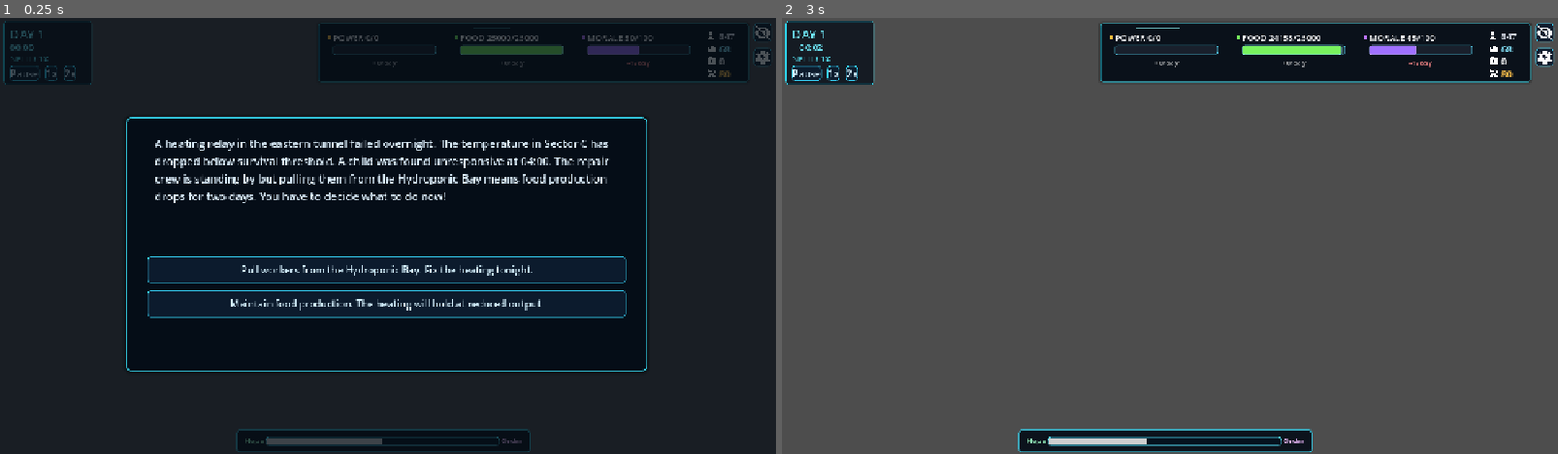
Above: before the commit, frames 1-2 (left to right).
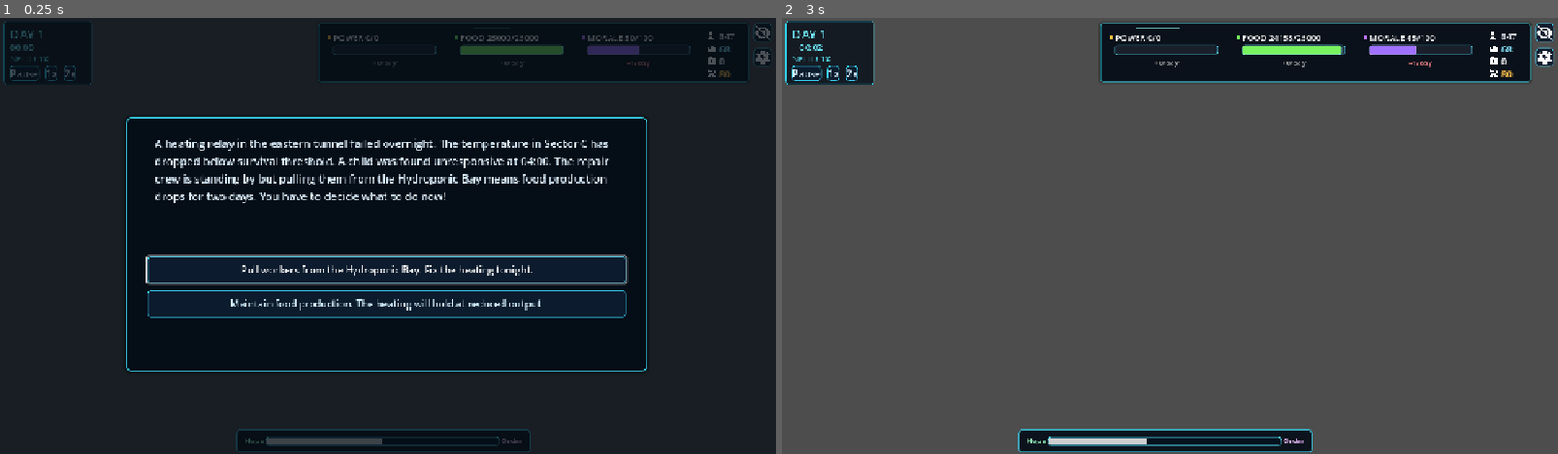
Above: after the commit, the same moments.

Repository: MLinh2407/godot-survival-city-builder-game
Game: Godot game, scene res://scenes/main/Main.tscn
The game is run twice, just before and just after one commit, with the same random seed, the same clock (stepped at 60 frames per second) and the same inputs.
Inputs (mouse positions are in pixels of both pictures, inside the frame that each line leads up to):
- Up to frame 1 (0.25 s): no input
- Up to frame 2 (3 s): click "1x" at 0.5 s; click "2x" at 1.25 s; click (1542, 31) at 2 s; click "Pull workers from the Hydropo…" at 2.75 s

The runs differ from the first frame. In frame 1, 0.9% of the frame differs, in the area x 18-81%, y 54-62%; in frame 2, nothing differs.

Commit message:
fix the problem where buildings cannot be upgraded in some positions

Diff:
--- a/scenes/UI/BuildingInspector.gd
+++ b/scenes/UI/BuildingInspector.gd
@@ -13,7 +13,8 @@
 
 # We track the currently selected building so we can disconnect signals when we click away
 var current_building: BuildingData = null
-var last_selected_grid_pos: Vector2i = Vector2i(-1, -1)
+var last_selected_grid_pos: Vector2i = Vector2i.ZERO
+var has_last_selected_grid_pos: bool = false
 
 func _ready() -> void:
 	# Hide the panel by default
@@ -77,6 +78,7 @@
 
 	if current_building != null:
 		last_selected_grid_pos = current_building.grid_position
+		has_last_selected_grid_pos = true
 
 	# 2. If we clicked the dirt (deselected), hide the UI
 	if current_building == null:
@@ -169,11 +171,11 @@
 	if (target_building == null or gm == null) and gm != null:
 		# Fallback: use the BuildingSystem's current selected grid pos to find the building
 		var sel_pos: Vector2i = gm.current_selected_grid_pos
-		if sel_pos != Vector2i(-1, -1) and gm.active_buildings.has(sel_pos):
+		if gm.has_selected_building and gm.active_buildings.has(sel_pos):
 			target_building = gm.active_buildings[sel_pos]
 			print("BuildingInspector: Fallback found building at", sel_pos, "->", target_building)
 
-	if target_building == null and gm != null and last_selected_grid_pos != Vector2i(-1, -1):
+	if target_building == null and gm != null and has_last_selected_grid_pos:
 		# Use the last selected pos if current selection cleared due to input ordering
 		if gm.active_buildings.has(last_selected_grid_pos):
 			target_building = gm.active_buildings[last_selected_grid_pos]
@@ -256,10 +258,10 @@
 	var gm = building_system
 	if (target_building == null or gm == null) and gm != null:
 		var sel_pos: Vector2i = gm.current_selected_grid_pos
-		if sel_pos != Vector2i(-1, -1) and gm.active_buildings.has(sel_pos):
+		if gm.has_selected_building and gm.active_buildings.has(sel_pos):
 			target_building = gm.active_buildings[sel_pos]
 
-	if target_building == null and gm != null and last_selected_grid_pos != Vector2i(-1, -1):
+	if target_building == null and gm != null and has_last_selected_grid_pos:
 		if gm.active_buildings.has(last_selected_grid_pos):
 			target_building = gm.active_buildings[last_selected_grid_pos]
 
--- a/scripts/buildings/BuildingBase.gd
+++ b/scripts/buildings/BuildingBase.gd
@@ -4,6 +4,7 @@
 @export var repair_cost: int = GameConstants.REPAIR_COST_BASE
 
 var grid_pos: Vector2i = Vector2i.ZERO
+var has_grid_pos: bool = false
 var tier1_tex: Texture2D = null
 var tier2_tex: Texture2D = null
 var damaged_tex: Texture2D = null
@@ -12,6 +13,7 @@
 
 func set_grid_pos(p: Vector2i) -> void:
     grid_pos = p
+    has_grid_pos = true
 
 func set_textures(t1: Texture2D, t2: Texture2D, damaged: Texture2D) -> void:
     # Store references; fall back to existing sprite texture for tier1
@@ -48,8 +50,8 @@
     if not ResourceManager or not ResourceManager.building_system:
         print("BuildingBase: Missing ResourceManager or BuildingSystem; cannot repair")
         return false
-    if grid_pos == Vector2i.ZERO or not ResourceManager.building_system.active_buildings.has(grid_pos):
-        print("BuildingBase: Invalid grid_pos", grid_pos, "— cannot repair")
+    if not has_grid_pos or not ResourceManager.building_system.active_buildings.has(grid_pos):
+        print("BuildingBase: Invalid grid_pos", grid_pos, "- cannot repair")
         return false
     var b_data = ResourceManager.building_system.active_buildings[grid_pos]
     if not b_data.is_damaged:
@@ -65,9 +67,9 @@
     print("BuildingBase: Materials after spending", ResourceManager.materials)
     # Audio handled by UI caller to provide immediate feedback
     # Inform BuildingSystem to mark repaired and refresh visuals
-    if ResourceManager and ResourceManager.building_system and grid_pos != Vector2i.ZERO:
+    if ResourceManager and ResourceManager.building_system and has_grid_pos:
         print("BuildingBase: Notifying BuildingSystem to clear damaged at", grid_pos)
         ResourceManager.building_system.set_building_damaged(grid_pos, false)
     else:
-        print("BuildingBase: Cannot notify BuildingSystem - missing ResourceManager or building_system or grid_pos=ZERO")
+        print("BuildingBase: Cannot notify BuildingSystem - missing ResourceManager or building_system or invalid grid_pos")
     return true
--- a/scripts/systems/BuildingSystem.gd
+++ b/scripts/systems/BuildingSystem.gd
@@ -8,7 +8,8 @@
 # signal building_damaged
 
 var active_buildings: Dictionary = {}
-var current_selected_grid_pos: Vector2i = Vector2i(-1, -1)
+var current_selected_grid_pos: Vector2i = Vector2i.ZERO
+var has_selected_building: bool = false
 
 const T1_SPRITES = {
 	BuildingData.BuildingType.COAL_GENERATOR: preload("res://assets/buildings/T1_Buildings/Coal_Generator_T1.png"),
@@ -156,7 +157,7 @@
 func _on_building_selected(grid_pos: Vector2i) -> void:
 	if not active_buildings.has(grid_pos):
 		return
-
+	has_selected_building = true
 	current_selected_grid_pos = grid_pos
 	var b: BuildingData = active_buildings[grid_pos]
 	building_selected_data.emit(b)
@@ -165,7 +166,8 @@
 		% [b.building_name, b.workers_assigned, b.worker_capacity, int(b.staffing_ratio * 100)])
 
 func _on_building_deselected() -> void:
-	current_selected_grid_pos = Vector2i(-1, -1)
+	has_selected_building = false
+	current_selected_grid_pos = Vector2i.ZERO
 	building_selected_data.emit(null) # Tells the UI to hide itself
 
 # ══════════════════════════════════════════════════════════════════════════════
@@ -307,6 +309,8 @@
 # WORKER ASSIGNMENT
 # ══════════════════════════════════════════════════════════════════════════════
 func assign_worker() -> void:
+	if not has_selected_building:
+		return
 	if not active_buildings.has(current_selected_grid_pos):
 		return
 
@@ -333,6 +337,8 @@
 
 # Called by UI +/- buttons to remove a worker
 func remove_worker(grid_pos: Vector2i) -> void:
+	if not has_selected_building:
+		return
 	if not active_buildings.has(grid_pos): return
 	var b_data = active_buildings[grid_pos]
 
--- a/scripts/systems/DialogueEngine.gd
+++ b/scripts/systems/DialogueEngine.gd
@@ -175,3 +175,12 @@
 		_text_label.visible = is_visible
 	if _choices_box:
 		_choices_box.visible = is_visible
+	# When visible, ensure the card grabs focus so keyboard and input target the card
+	if is_visible:
+		if _card_panel:
+			_card_panel.grab_focus()
+			# Prefer focusing the first choice button
+			if _choices_box and _choices_box.get_child_count() > 0:
+				var first_btn = _choices_box.get_child(0)
+				if first_btn and first_btn.has_method("grab_focus"):
+					first_btn.grab_focus()
